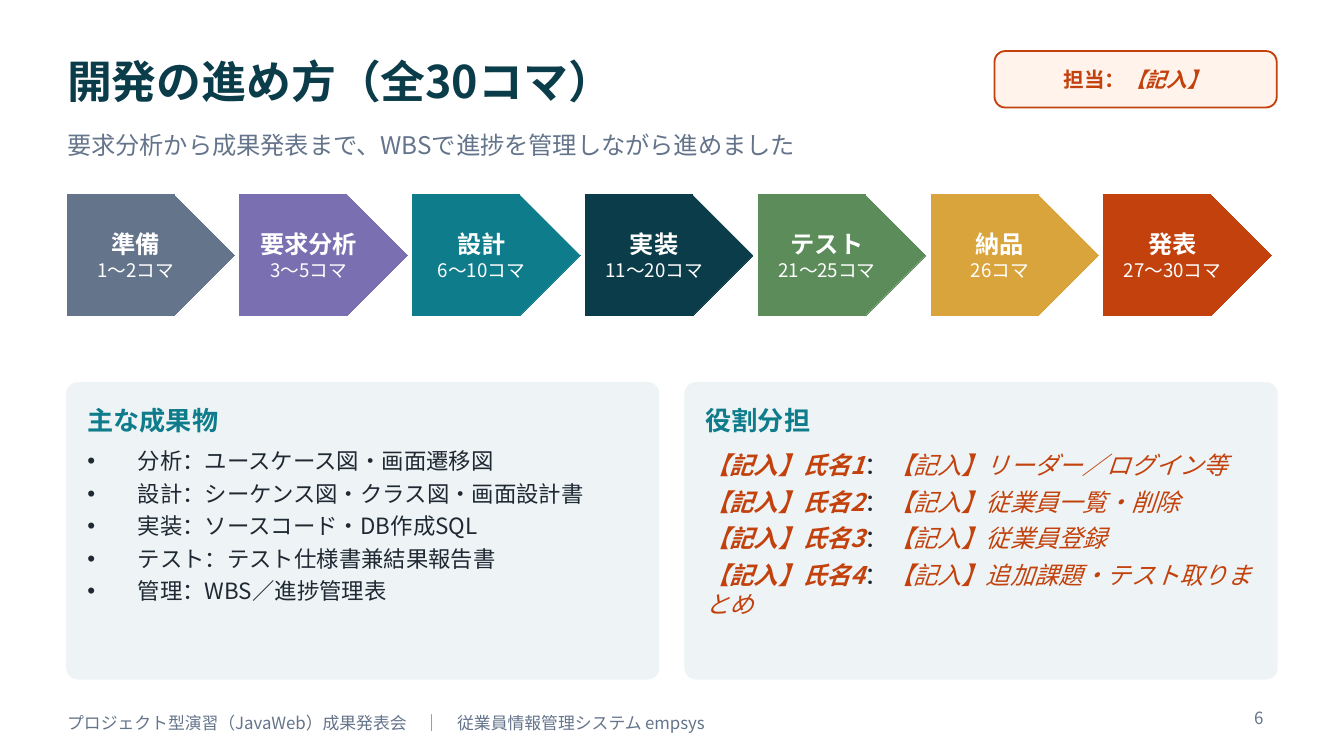
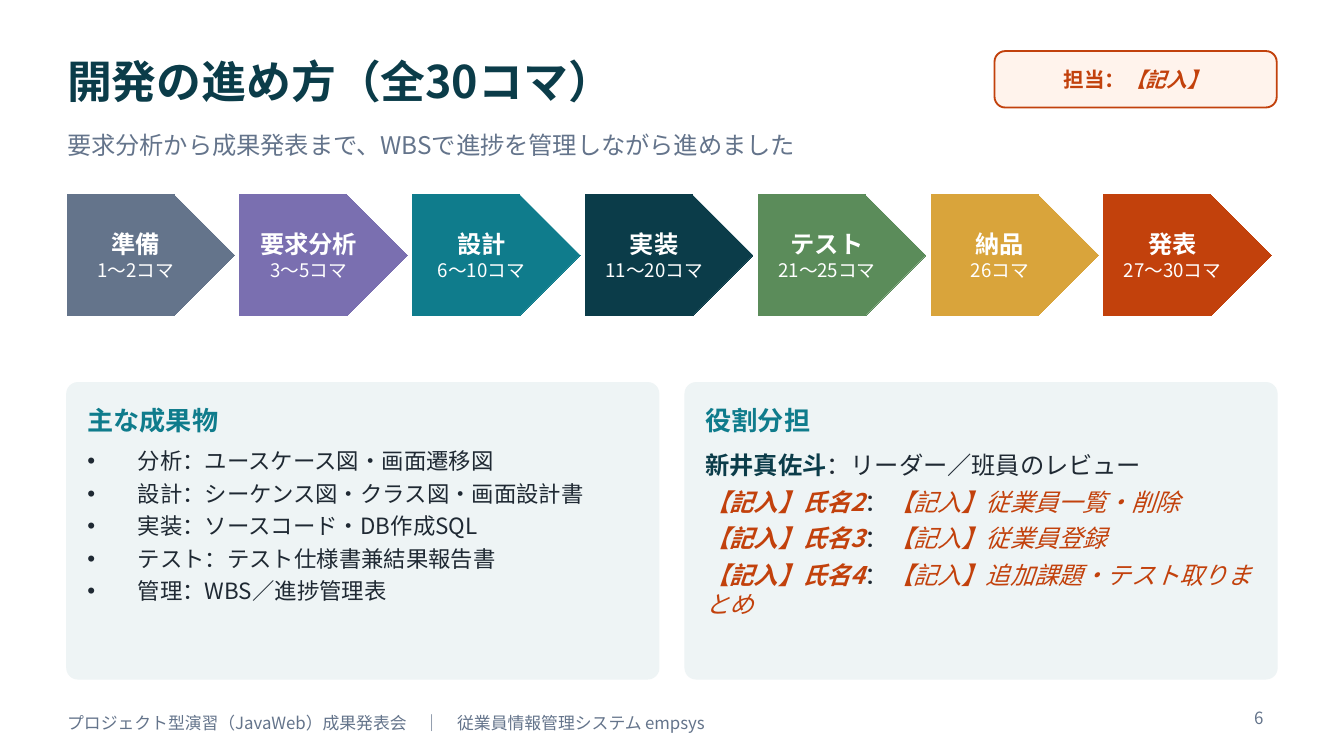
Before and after one commit to amasato1221/web_-application, a slide deck: slide 6 of 成果発表会資料_テンプレート.pptx. Drawn at 1344x756 pixels with LibreOffice and Linux fonts; fonts in the diff are those of the drawing. Boxes give left, top, right and bottom in pixels: in the first picture for what was removed or moved away, otherwise in the second. Text is boxed around its words. In the diff, an @@ line names an element or a change of style, - is before the commit and + after.

```diff
--- a/成果発表会資料_テンプレート.pptx
+++ b/成果発表会資料_テンプレート.pptx
@@ text at (x1=706, y1=453, x2=1142, y2=477): text changed; text colour #C2410C to #1F2933; italic off @@
-【記入】氏名1：【記入】リーダー／ログイン等
+新井真佐斗：リーダー／班員のレビュー
```
Also in this commit, not shown: 3 other slides changed.
